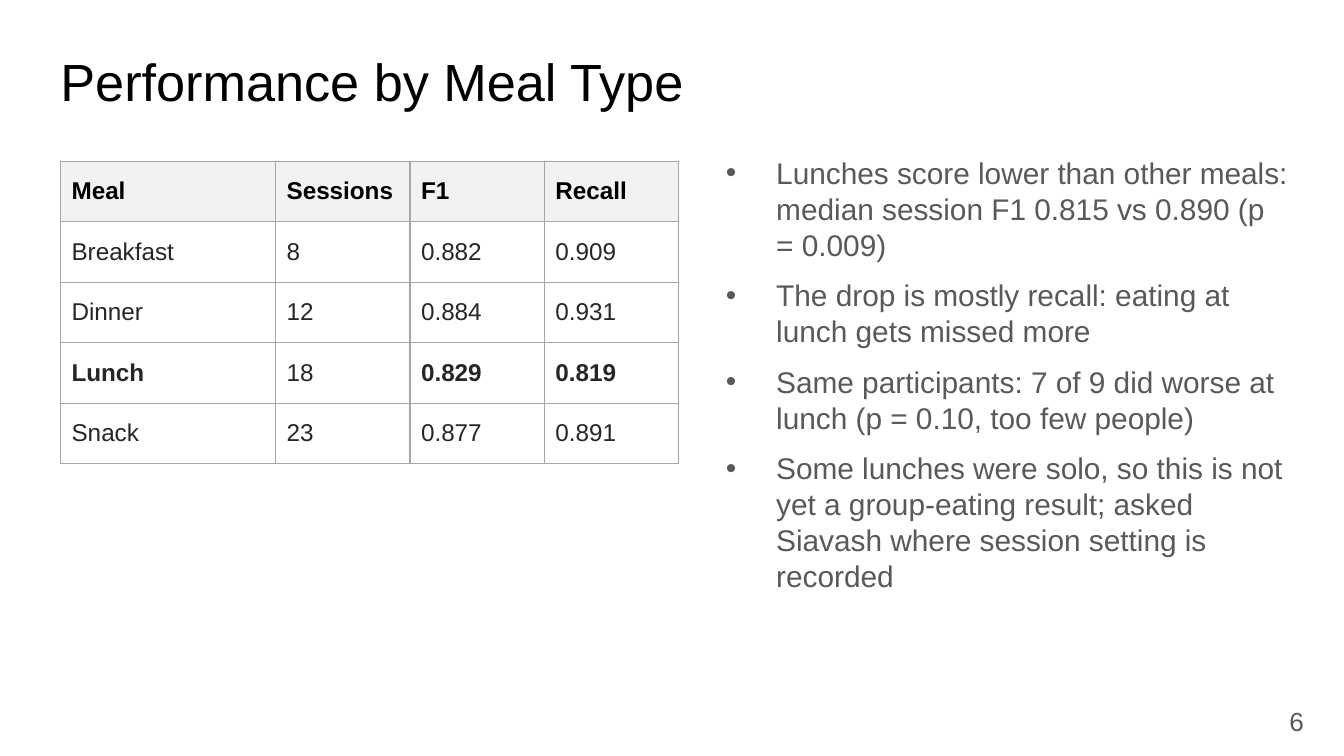
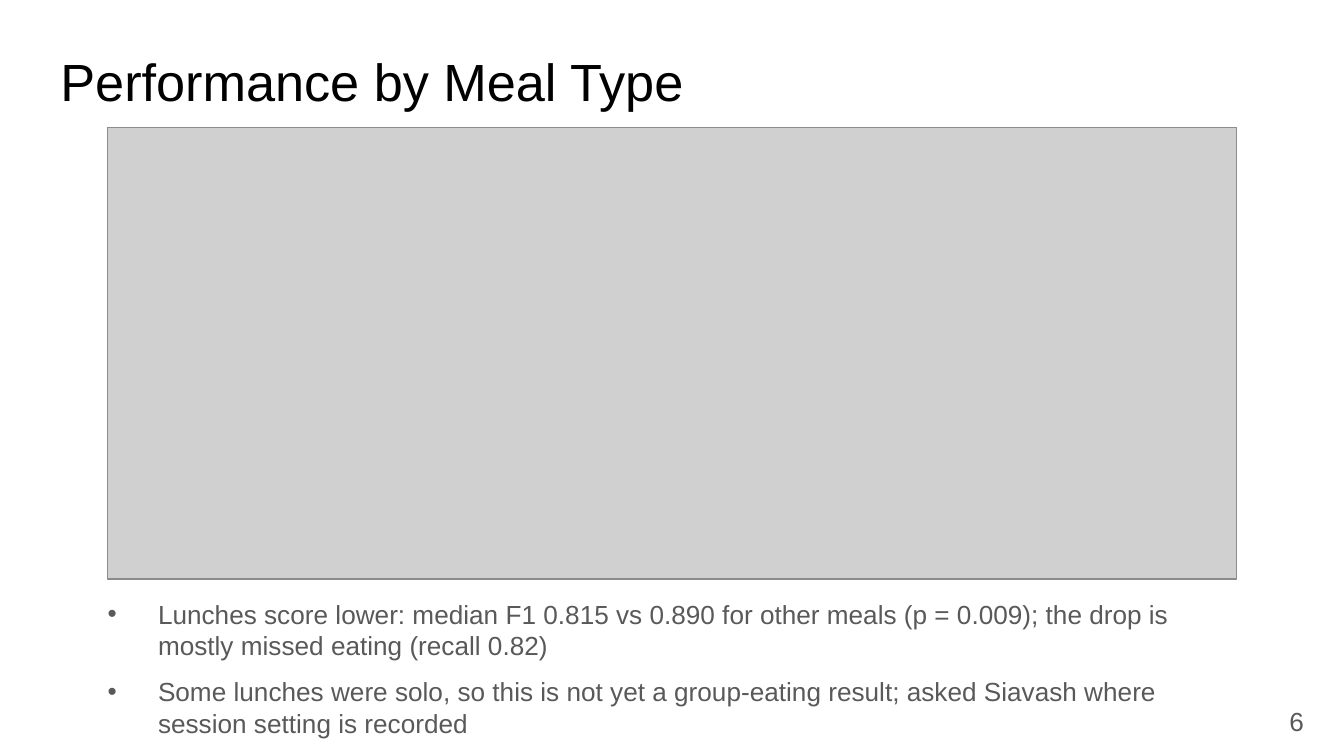
Before and after one commit to Cadunlea/Research_Directory, a slide deck: slide 6 of docs/presentation/lab_meeting_10_28.pptx. Drawn at 1344x756 pixels with LibreOffice and Linux fonts; fonts in the diff are those of the drawing; grey boxes stand for pictures. Boxes give left, top, right and bottom in pixels: in the first picture for what was removed or moved away, otherwise in the second. Text is boxed around its words. In the diff, an @@ line names an element or a change of style, - is before the commit and + after.

```diff
--- a/docs/presentation/lab_meeting_10_28.pptx
+++ b/docs/presentation/lab_meeting_10_28.pptx
@@ picture added at (108,128,1236,579) @@
@@ table removed at (60,161,679,446), 5 rows, 4 columns @@
-Meal | Sessions | F1 | Recall
-Breakfast | 8 | 0.882 | 0.909
-Dinner | 12 | 0.884 | 0.931
-Lunch | 18 | 0.829 | 0.819
-Snack | 23 | 0.877 | 0.891
@@ text "Lunches score lower: median F1 ...": place and size @@
-text "Lunches score lower: median F1 ..." at (776,162,1288,588)
+text "Lunches score lower: median F1 ..." at (158,605,1168,707)
@@ text at (158,605,1168,661): text changed; size 16 to 14 pt @@
-• Lunches score lower than other meals: median session F1 0.815 vs 0.890 (p = 0.009)
-• The drop is mostly recall: eating at lunch gets missed more
-• Same participants: 7 of 9 did worse at lunch (p = 0.10, too few people)
+• Lunches score lower: median F1 0.815 vs 0.890 for other meals (p = 0.009); the drop is mostly missed eating (recall 0.82)
@@ text at (158,682,1155,707): size 16 to 14 pt in "Some lunches were solo, so this is ..." @@
```
Also in this commit, not shown: 1 other file.
